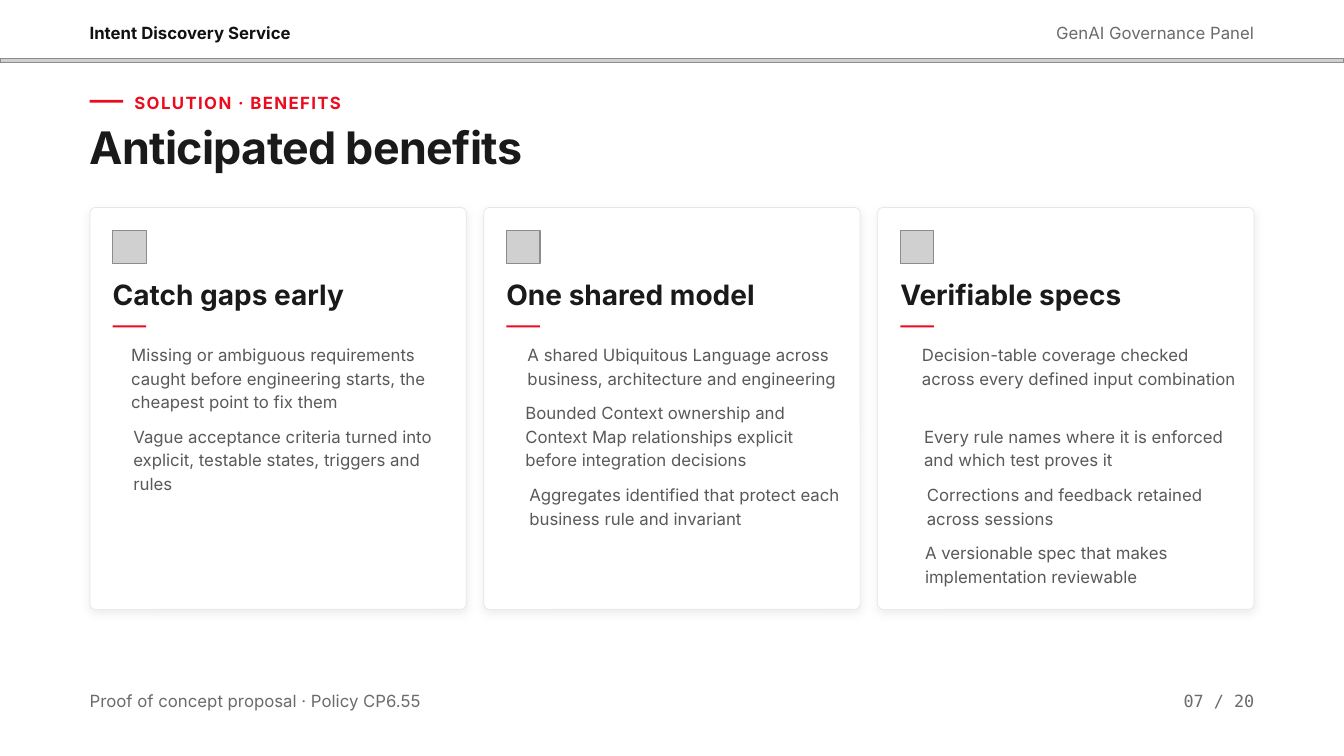
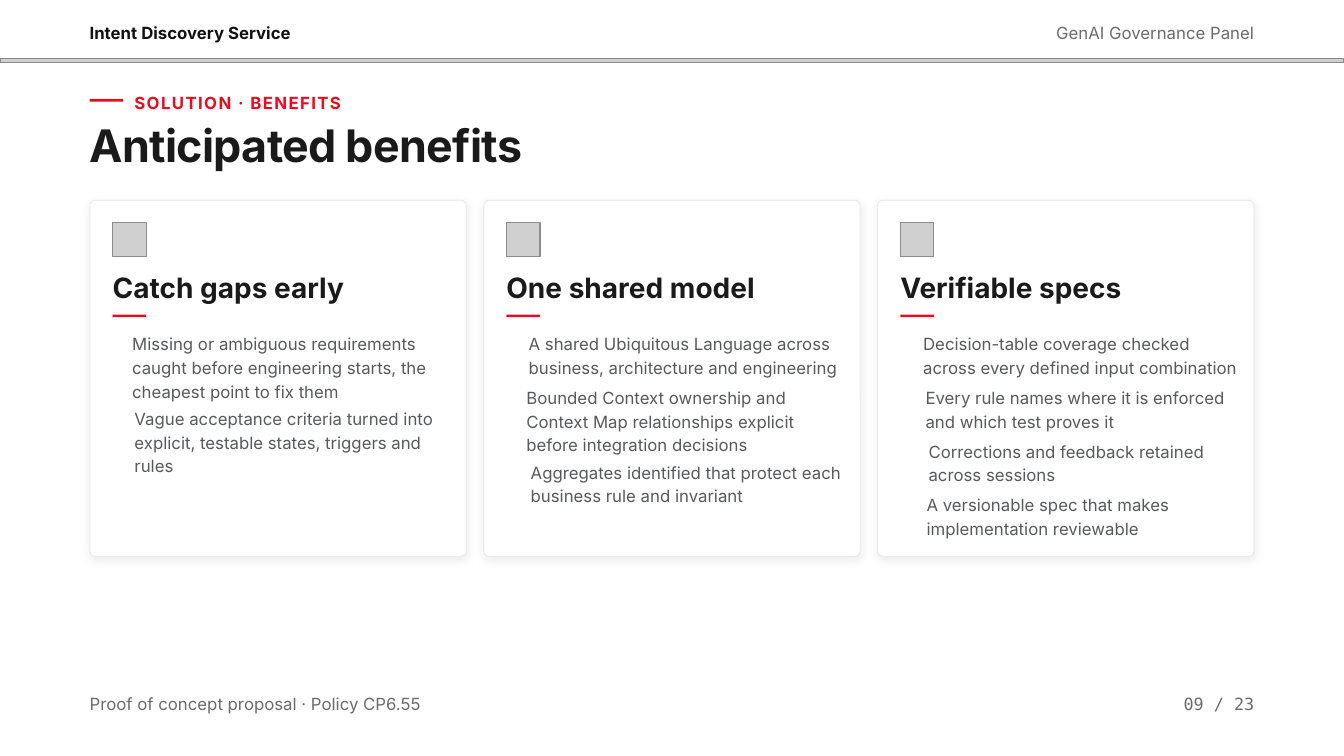
Before and after one commit to pavankumargoli/Machine-Learning-Featurization-and-TSNE, a slide deck: slide 9 of Intent Discovery Service — GenAI Council v4.pptx (slide 7 before the commit). Drawn at 1344x756 pixels with LibreOffice and Linux fonts; fonts in the diff are those of the drawing; grey boxes stand for pictures; background and template pictures are left out. Boxes give left, top, right and bottom in pixels: in the first picture for what was removed or moved away, otherwise in the second. Text is boxed around its words. In the diff, an @@ line names an element or a change of style, - is before the commit and + after.

```diff
--- a/Intent Discovery Service — GenAI Council v4.pptx
+++ b/Intent Discovery Service — GenAI Council v4.pptx
@@ rounded rectangle resized from (x1=90, y1=208, x2=466, y2=610) to (x1=90, y1=201, x2=466, y2=557) @@
@@ rounded rectangle resized from (x1=484, y1=208, x2=860, y2=610) to (x1=484, y1=201, x2=860, y2=557) @@
@@ proportions changed in 3 elements at (x1=90, y1=201, x2=466, y2=557), (x1=484, y1=201, x2=860, y2=557), (x1=878, y1=201, x2=1254, y2=557) @@
@@ rounded rectangle resized from (x1=878, y1=208, x2=1254, y2=610) to (x1=878, y1=201, x2=1254, y2=557) @@
@@ 3 pictures moved together from (x1=113, y1=230, x2=934, y2=263) to (x1=113, y1=223, x2=934, y2=256) @@
@@ text "Catch gaps early" moved from (x1=113, y1=284, x2=344, y2=311) to (x1=113, y1=277, x2=344, y2=304) @@
@@ text "One shared model" moved from (x1=506, y1=284, x2=755, y2=306) to (x1=506, y1=277, x2=755, y2=299) @@
@@ text "Verifiable specs" moved from (x1=900, y1=283, x2=1121, y2=311) to (x1=900, y1=276, x2=1121, y2=304) @@
@@ 3 rectangles moved together from (x1=113, y1=326, x2=934, y2=328) to (x1=113, y1=315, x2=934, y2=317) @@
@@ text "Missing or ambiguous requirements caught ..." moved from (x1=131, y1=348, x2=425, y2=412) to (x1=132, y1=337, x2=426, y2=402) @@
@@ text "A shared Ubiquitous Language across ..." moved from (x1=527, y1=348, x2=836, y2=389) to (x1=529, y1=337, x2=837, y2=378) @@
@@ text "Decision-table coverage checked across every ..." moved from (x1=922, y1=348, x2=1235, y2=389) to (x1=923, y1=337, x2=1236, y2=378) @@
@@ text "Bounded Context ownership and Context ..." moved from (x1=525, y1=406, x2=793, y2=470) to (x1=526, y1=391, x2=794, y2=455) @@
@@ text "Every rule names where it ..." moved from (x1=924, y1=430, x2=1223, y2=470) to (x1=926, y1=391, x2=1224, y2=432) @@
@@ text "Vague acceptance criteria turned into ..." rewrapped from (x1=133, y1=430, x2=431, y2=490) to (x1=134, y1=412, x2=432, y2=453) @@
@@ text "Corrections and feedback retained across ..." moved from (x1=927, y1=488, x2=1202, y2=525) to (x1=929, y1=445, x2=1204, y2=481) @@
@@ text "Aggregates identified that protect each ..." moved from (x1=529, y1=488, x2=840, y2=525) to (x1=531, y1=466, x2=841, y2=502) @@
@@ text "A versionable spec that makes ..." moved from (x1=925, y1=546, x2=1168, y2=587) to (x1=927, y1=498, x2=1169, y2=539) @@
@@ text removed at (x1=1184, y1=694, x2=1254, y2=707) @@
-07 / 20
@@ text added at (x1=1184, y1=697, x2=1254, y2=710), 12 pt, text #6B6B6B @@
+09 / 23
```
Also in this commit, not shown: 18 other slides changed, 4 slides added, 1 slide removed.
